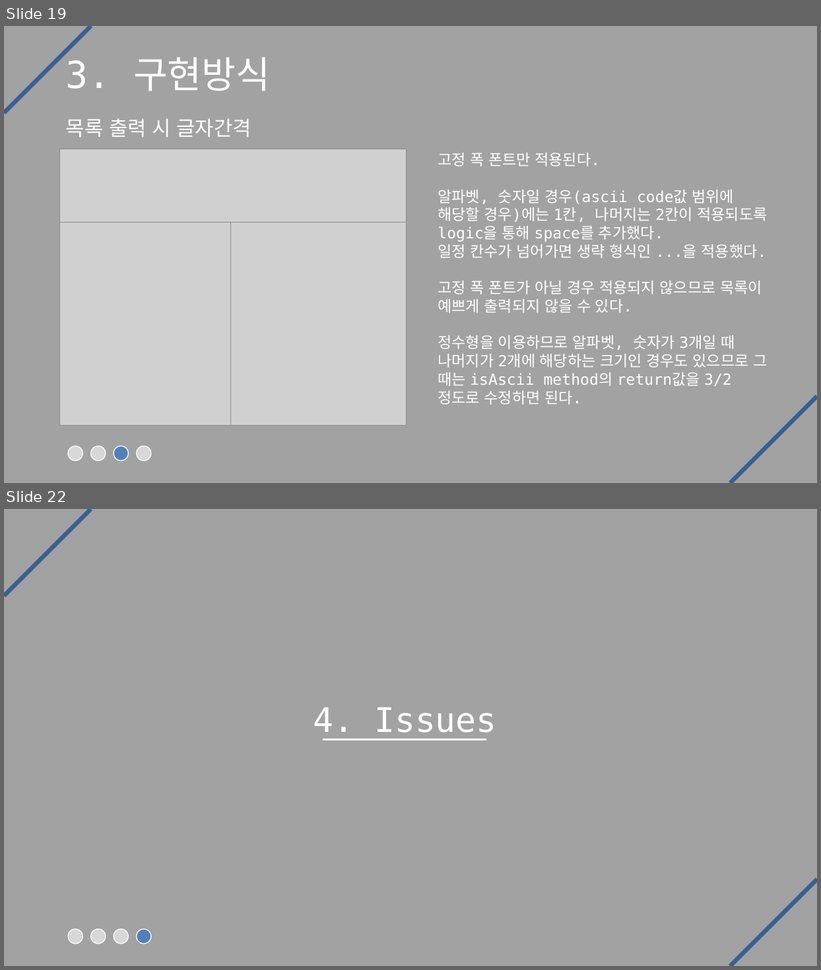
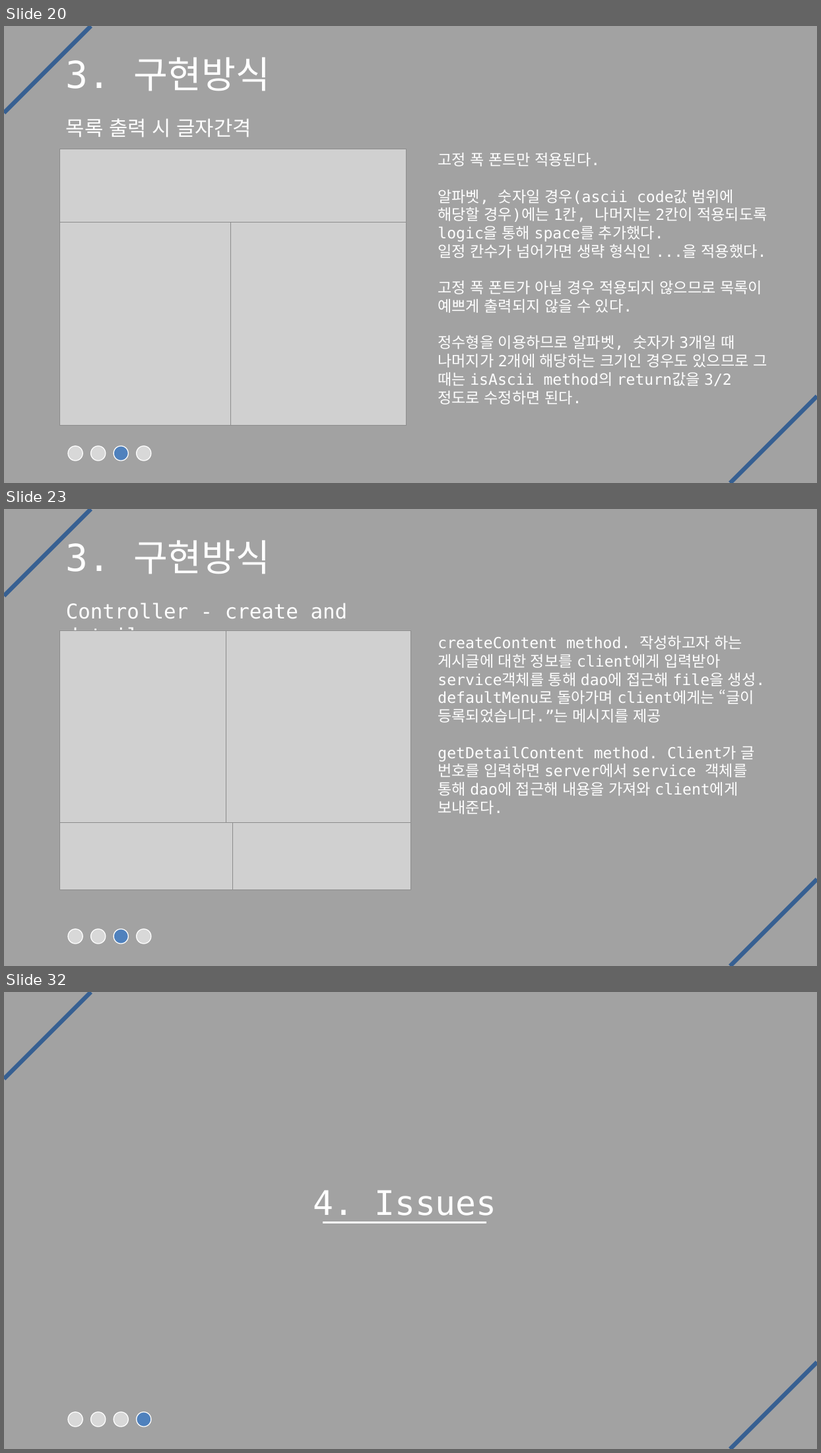
Before and after one commit to geoni4/summary, a slide deck: 프로젝트 발표자료 모음/자바 발표 자료/JAVA 네트워크 게시판 프로젝트.pptx. Shown one above the other, each under a label of ours: slides 19 and 22 before the commit, slides 20, 23 and 32 after it; the slides between them are not shown. The pictures are 821x970 and 821x1453 pixels, drawn with LibreOffice and Linux fonts; fonts in the diff are those of the drawing; grey boxes stand for pictures. Boxes give left, top, right and bottom in pixels: in the first picture for what was removed or moved away, otherwise in the second. Text is boxed around its words. In the diff, an @@ line names an element or a change of style, - is before the commit and + after.

```diff
--- a/프로젝트 발표자료 모음/자바 발표 자료/JAVA 네트워크 게시판 프로젝트.pptx
+++ b/프로젝트 발표자료 모음/자바 발표 자료/JAVA 네트워크 게시판 프로젝트.pptx
@@ slide 23 added at (x1=4, y1=509, x2=817, y2=966), background #A2A2A2 @@
@@ line added from (4, 595) to (90, 509), #376092 5 pt @@
@@ title added at (x1=66, y1=540, x2=271, y2=574), 44 pt, text #FFFFFF @@
+3. 구현방식
@@ text added at (x1=66, y1=603, x2=348, y2=631), 24 pt, text #FFFFFF @@
+Controller - create and detail
@@ picture added at (x1=60, y1=630, x2=226, y2=824) @@
@@ picture added at (x1=226, y1=630, x2=411, y2=824) @@
@@ text added at (x1=438, y1=636, x2=765, y2=815), 18 pt, text #FFFFFF @@
+createContent method. 작성하고자 하는 게시글에 대한 정보를 client에게 입력받아 service객체를 통해 dao에 접근해 file을 생성. defaultMenu로 돌아가며 client에게는 “글이 등록되었습니다.”는 메시지를 제공
+getDetailContent method. Client가 글 번호를 입력하면 server에서 service 객체를 통해 dao에 접근해 내용을 가져와 client에게 보내준다.
@@ picture added at (x1=60, y1=823, x2=234, y2=890) @@
@@ picture added at (x1=233, y1=823, x2=411, y2=890) @@
@@ line added from (731, 966) to (817, 880), #376092 5 pt @@
@@ ellipse added at (x1=68, y1=929, x2=83, y2=944), fill #D8D8D8, outline #FFFFFF 1 pt @@
@@ ellipse added at (x1=90, y1=929, x2=105, y2=944), fill #D8D8D8, outline #FFFFFF 1 pt @@
@@ ellipse added at (x1=114, y1=929, x2=129, y2=944), fill #4F81BD, outline #FFFFFF 1 pt @@
@@ ellipse added at (x1=137, y1=929, x2=151, y2=944), fill #D8D8D8, outline #FFFFFF 1 pt @@
@@ what was slide 19 is now slide 20 @@
@@ what was slide 22 is now slide 32 @@
```
Also in this commit, not shown: 3 slides changed, 9 other slides added, 11 other files.
